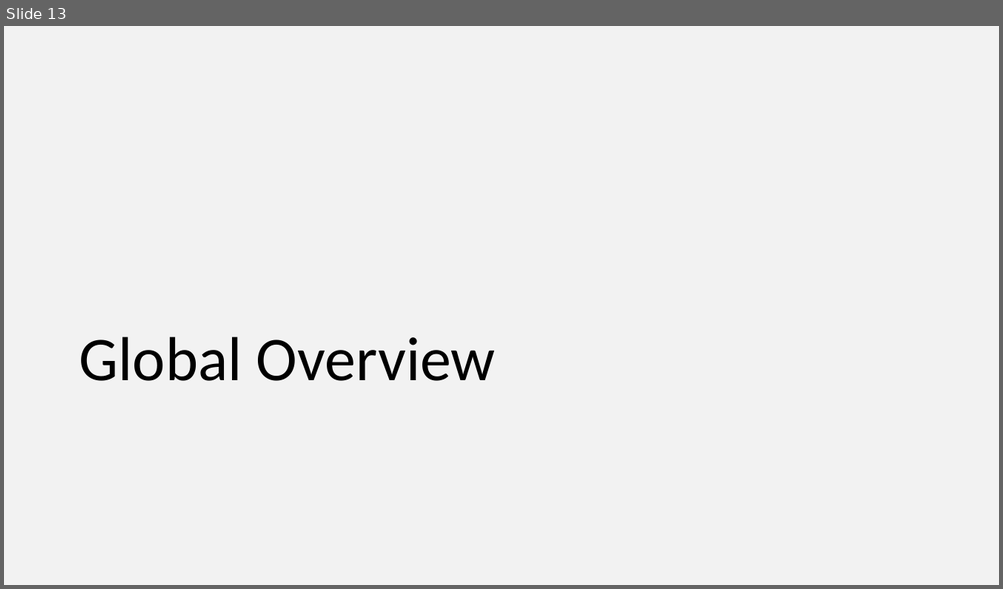
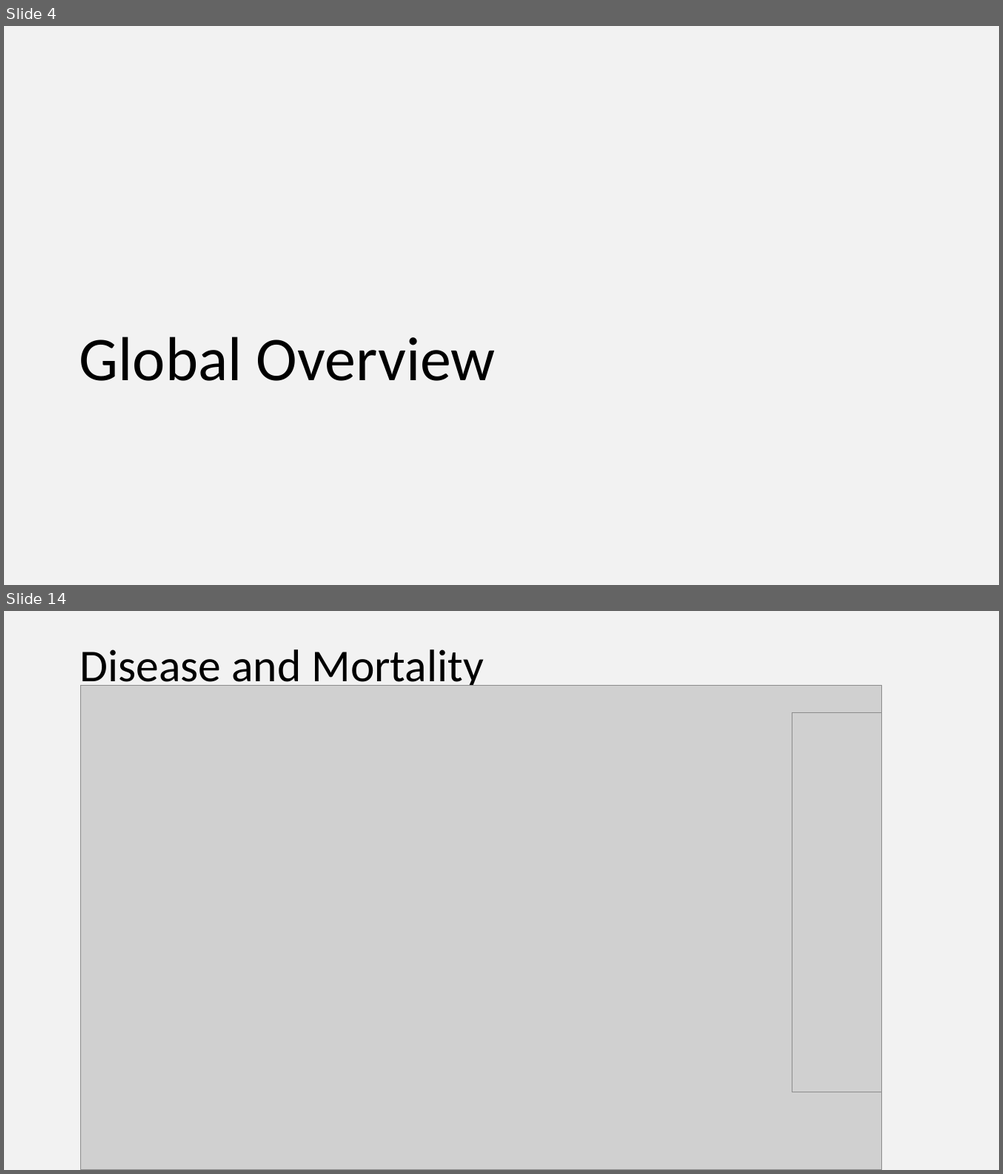
Before and after one commit to IE2020term2TeamE/Group_assigment2_DV, a slide deck: Group Assignment 02 - Group E_Consolidated.pptx. Shown one above the other, each under a label of ours: slide 13 before the commit, slides 4 and 14 after it; the slides between them are not shown. The pictures are 1003x589 and 1003x1174 pixels, drawn with LibreOffice and Linux fonts; fonts in the diff are those of the drawing; grey boxes stand for pictures. Boxes give left, top, right and bottom in pixels: in the first picture for what was removed or moved away, otherwise in the second. Text is boxed around its words. In the diff, an @@ line names an element or a change of style, - is before the commit and + after.

```diff
--- a/Group Assignment 02 - Group E_Consolidated.pptx
+++ b/Group Assignment 02 - Group E_Consolidated.pptx
@@ slide 14 added at <box>4,611,999,1170</box>, background #F2F2F2 @@
@@ title added at <box>79,649,484,692</box>, 44 pt, text #000000 @@
+Disease and Mortality
@@ picture added at <box>81,686,882,1170</box> @@
@@ rectangle added at <box>792,712,882,790</box>, fill #FFFFFF @@
@@ picture added at <box>792,712,882,1093</box> @@
@@ what was slide 13 is now slide 4 @@
```
Also in this commit, not shown: 3 slides changed, 14 other slides added, 12 slides removed.
